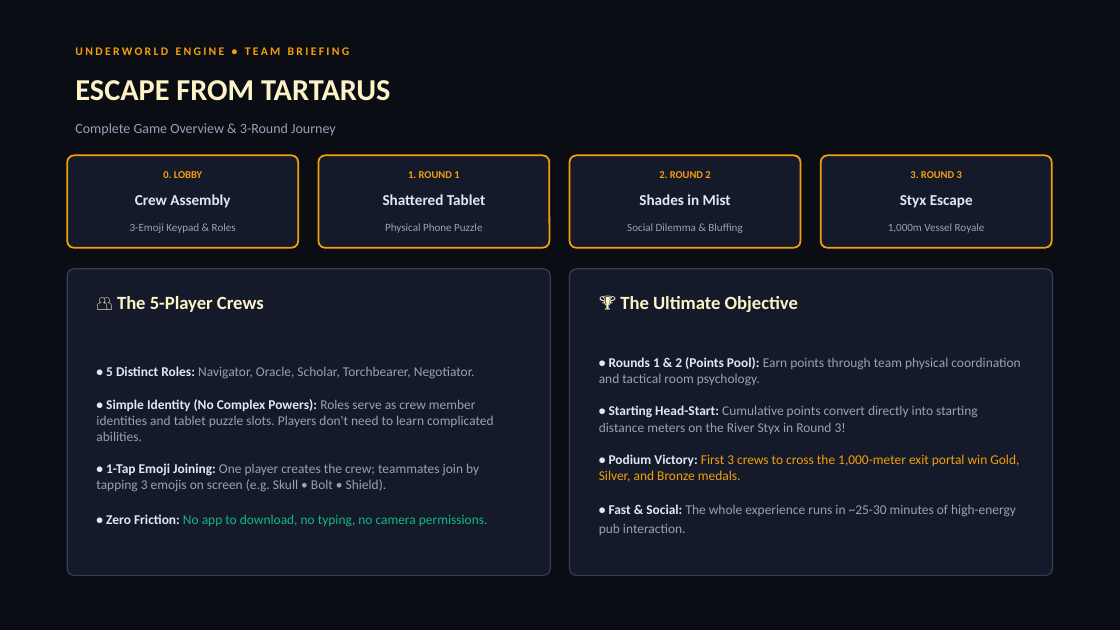
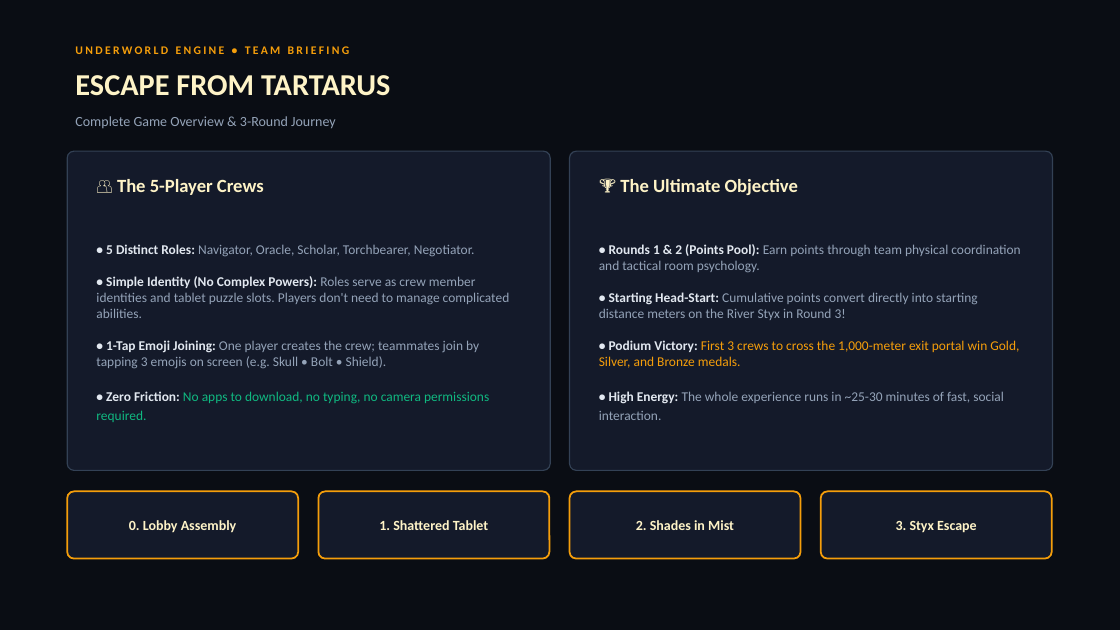
Before and after one commit to AdroMine/wcl_game, a slide deck: slide 1 of presentation.pptx. Drawn at 1120x630 pixels with LibreOffice and Linux fonts; fonts in the diff are those of the drawing. Boxes give left, top, right and bottom in pixels: in the first picture for what was removed or moved away, otherwise in the second. Text is boxed around its words. In the diff, an @@ line names an element or a change of style, - is before the commit and + after.

```diff
--- a/presentation.pptx
+++ b/presentation.pptx
@@ text "ESCAPE FROM TARTARUS": place and size @@
-text "ESCAPE FROM TARTARUS" at bbox=[75, 80, 390, 101]
+text "ESCAPE FROM TARTARUS" at bbox=[75, 75, 390, 96]
@@ text "Complete Game Overview & 3-Round ...": place and size @@
-text "Complete Game Overview & 3-Round ..." at bbox=[75, 123, 336, 135]
+text "Complete Game Overview & 3-Round ..." at bbox=[75, 116, 336, 128]
@@ rounded rectangle: place and size @@
-rounded rectangle at bbox=[67, 269, 550, 576]
+rounded rectangle at bbox=[67, 151, 550, 471]
@@ text "👥 The 5-Player Crews": place and size @@
-text "👥 The 5-Player Crews" at bbox=[117, 296, 264, 312]
+text "👥 The 5-Player Crews" at bbox=[117, 179, 264, 195]
@@ text removed at bbox=[408, 171, 459, 178] @@
-1. ROUND 1
@@ rounded rectangle: place and size @@
-rounded rectangle at bbox=[570, 269, 1053, 576]
+rounded rectangle at bbox=[570, 151, 1053, 471]
@@ text "🏆 The Ultimate Objective": place and size @@
-text "🏆 The Ultimate Objective" at bbox=[620, 296, 798, 312]
+text "🏆 The Ultimate Objective" at bbox=[620, 179, 798, 195]
@@ text removed at bbox=[659, 171, 710, 178] @@
-2. ROUND 2
@@ text removed at bbox=[135, 194, 230, 208] @@
-Crew Assembly
@@ text removed at bbox=[900, 195, 973, 208] @@
-Styx Escape
@@ text removed at bbox=[130, 223, 236, 233] @@
-3-Emoji Keypad & Roles
@@ text removed at bbox=[385, 223, 482, 233] @@
-Physical Phone Puzzle
@@ text removed at bbox=[627, 223, 742, 233] @@
-Social Dilemma & Bluffing
@@ text removed at bbox=[888, 223, 985, 233] @@
-1,000m Vessel Royale
@@ text at bbox=[96, 244, 510, 422]: text changed @@
-• 5 Distinct Roles: Navigator, Oracle, Scholar, Torchbearer, Negotiator.
-• Simple Identity (No Complex Powers): Roles serve as crew member identities and tablet puzzle slots. Players don't need to learn complicated abilities.
-• 1-Tap Emoji Joining: One player creates the crew; teammates join by tapping 3 emojis on screen (e.g. Skull • Bolt • Shield).
-• Zero Friction: No app to download, no typing, no camera permissions.
+• 5 Distinct Roles: Navigator, Oracle, Scholar, Torchbearer, Negotiator.
+• Simple Identity (No Complex Powers): Roles serve as crew member identities and tablet puzzle slots. Players don't need to manage complicated abilities.
+• 1-Tap Emoji Joining: One player creates the crew; teammates join by tapping 3 emojis on screen (e.g. Skull • Bolt • Shield).
+• Zero Friction: No apps to download, no typing, no camera permissions required.
@@ text at bbox=[599, 244, 1020, 420]: text changed @@
-• Rounds 1 & 2 (Points Pool): Earn points through team physical coordination and tactical room psychology.
-• Starting Head-Start: Cumulative points convert directly into starting distance meters on the River Styx in Round 3!
-• Podium Victory: First 3 crews to cross the 1,000-meter exit portal win Gold, Silver, and Bronze medals.
-• Fast & Social: The whole experience runs in ~25-30 minutes of high-energy pub interaction.
+• Rounds 1 & 2 (Points Pool): Earn points through team physical coordination and tactical room psychology.
+• Starting Head-Start: Cumulative points convert directly into starting distance meters on the River Styx in Round 3!
+• Podium Victory: First 3 crews to cross the 1,000-meter exit portal win Gold, Silver, and Bronze medals.
+• High Energy: The whole experience runs in ~25-30 minutes of fast, social interaction.
@@ rounded rectangle: place and size @@
-rounded rectangle at bbox=[67, 155, 298, 248]
+rounded rectangle at bbox=[67, 492, 298, 559]
@@ rounded rectangle: place and size @@
-rounded rectangle at bbox=[570, 155, 801, 248]
+rounded rectangle at bbox=[318, 492, 549, 559]
@@ proportions changed in 6 elements at bbox=[318, 492, 549, 559], bbox=[821, 492, 1052, 559], bbox=[67, 151, 550, 471], bbox=[570, 151, 1053, 471], bbox=[67, 492, 298, 559], bbox=[570, 492, 801, 559] @@
@@ rounded rectangle: place and size @@
-rounded rectangle at bbox=[318, 155, 549, 248]
+rounded rectangle at bbox=[570, 492, 801, 559]
@@ rounded rectangle: place and size @@
-rounded rectangle at bbox=[821, 155, 1052, 248]
+rounded rectangle at bbox=[821, 492, 1052, 559]
@@ text at bbox=[129, 520, 237, 533]: text changed; size 9 to 12 pt; text colour #F59E0B to #FEF3C7 @@
-0. LOBBY
+0. Lobby Assembly
@@ text at bbox=[379, 520, 488, 530]: text changed; size 13 to 12 pt; text colour #E2E8F0 to #FEF3C7 @@
-Shattered Tablet
+1. Shattered Tablet
@@ text at bbox=[636, 520, 734, 530]: text changed; size 13 to 12 pt; text colour #E2E8F0 to #FEF3C7 @@
-Shades in Mist
+2. Shades in Mist
@@ text at bbox=[896, 521, 977, 533]: text changed; size 9 to 12 pt; text colour #F59E0B to #FEF3C7 @@
-3. ROUND 3
+3. Styx Escape
```
Also in this commit, not shown: 4 other slides changed, 11 other files.
